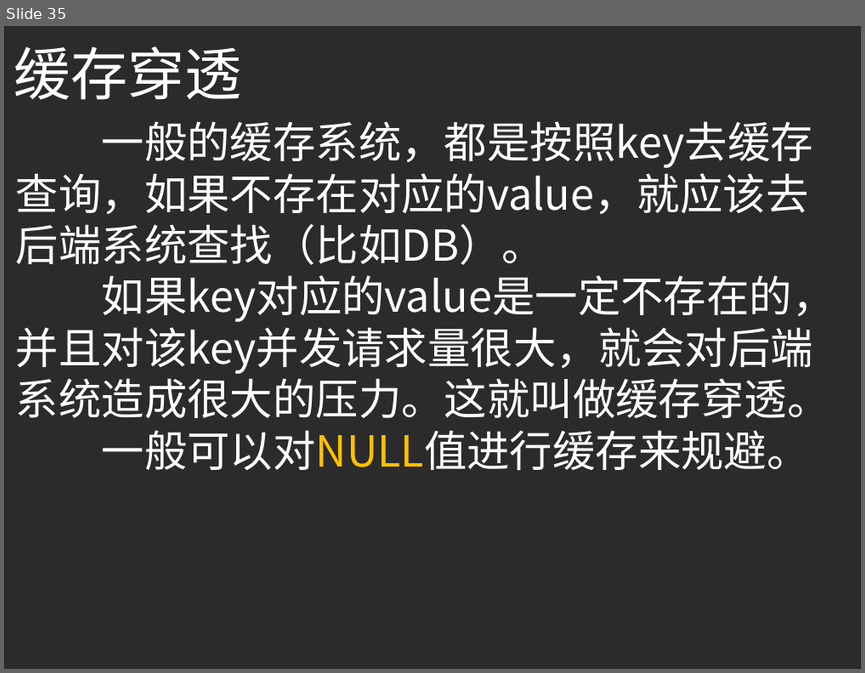
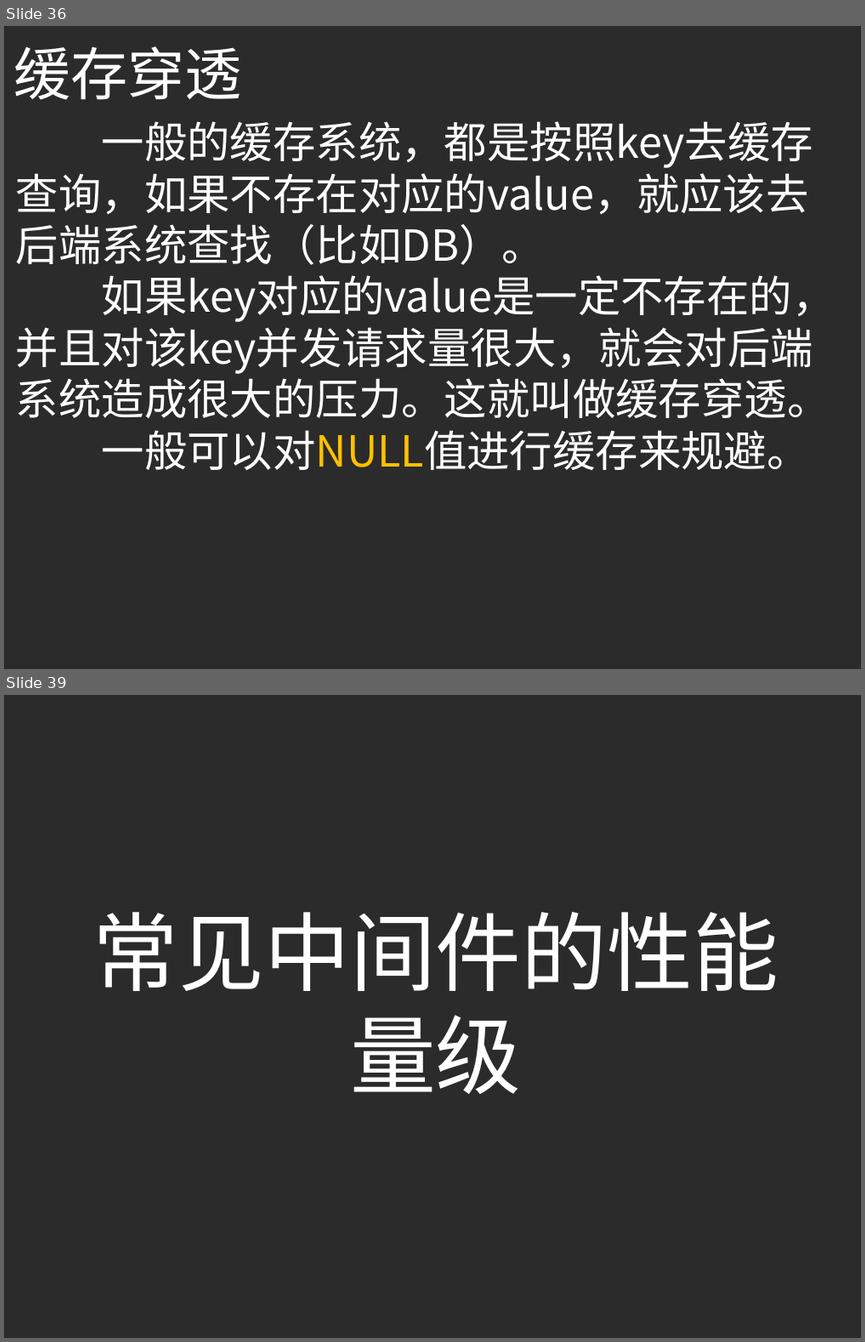
Before and after one commit to yellowb/redis-application-sharing, a slide deck: doc/SD_EP01_Redis_Adv_Application.pptx. Shown one above the other, each under a label of ours: slide 35 before the commit, slides 36 and 39 after it; the slides between them are not shown. The pictures are 865x673 and 865x1342 pixels, drawn with LibreOffice and Linux fonts; fonts in the diff are those of the drawing; background and template pictures are left out; a plain dark background stands for a picture behind light text. Boxes give left, top, right and bottom in pixels: in the first picture for what was removed or moved away, otherwise in the second. Text is boxed around its words. In the diff, an @@ line names an element or a change of style, - is before the commit and + after.

```diff
--- a/doc/SD_EP01_Redis_Adv_Application.pptx
+++ b/doc/SD_EP01_Redis_Adv_Application.pptx
@@ slide 39 added at (4, 695, 861, 1338), background picture (left out) @@
@@ title added at (93, 912, 778, 1094), 72 pt, text #FFFFFF @@
+常见中间件的性能量级
@@ what was slide 35 is now slide 36 @@
```
Also in this commit, not shown: 3 other slides added.
